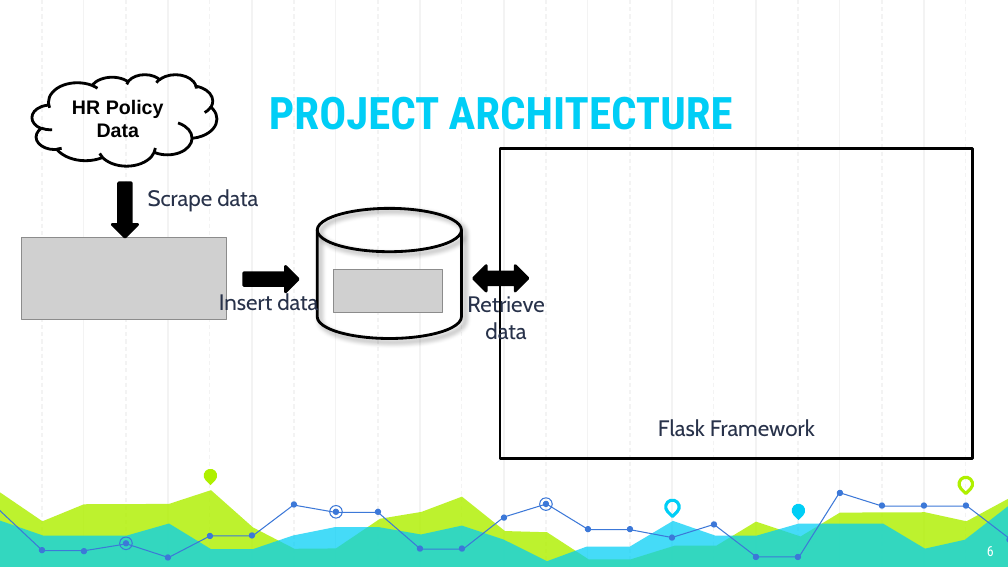
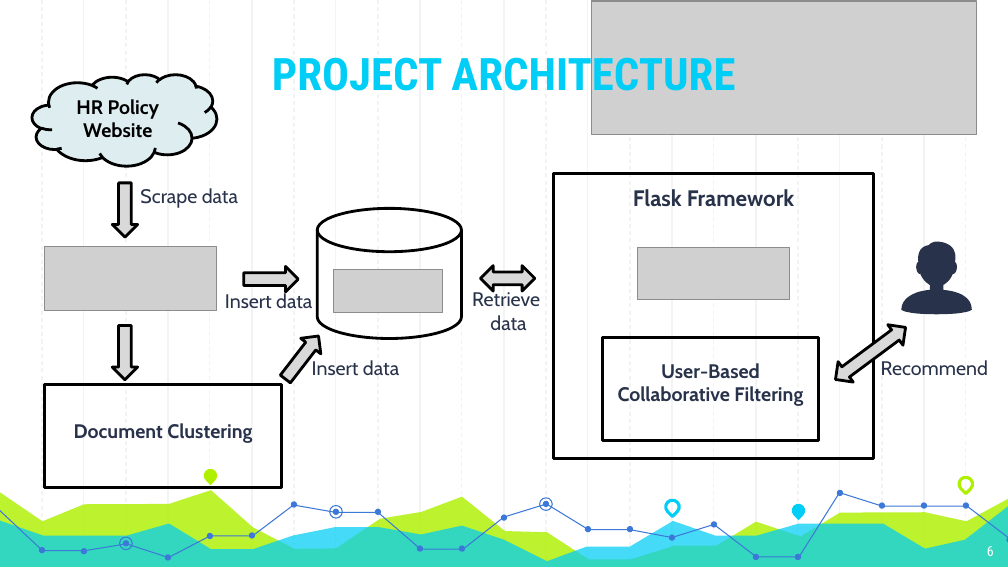
Before and after one commit to Andyayk/app, a slide deck: slide 6 of Graph Based Search.pptx. Drawn at 1008x567 pixels with LibreOffice and Linux fonts; fonts in the diff are those of the drawing; grey boxes stand for pictures. Boxes give left, top, right and bottom in pixels: in the first picture for what was removed or moved away, otherwise in the second. Text is boxed around its words. In the diff, an @@ line names an element or a change of style, - is before the commit and + after.

Commit message:
- update presentation

```diff
--- a/Graph Based Search.pptx
+++ b/Graph Based Search.pptx
@@ picture added at (x1=592, y1=1, x2=977, y2=134) @@
@@ text "PROJECT ARCHITECTURE" rewrapped from (x1=269, y1=96, x2=733, y2=130) to (x1=272, y1=49, x2=735, y2=102) @@
@@ cloud "HR Policy Website" at (x1=32, y1=75, x2=217, y2=166): fill none to #DDEDF0 @@
@@ text in cloud at (x1=76, y1=99, x2=160, y2=138): text changed; font Arial to Cabin @@
-HR Policy Data
+HR Policy Website
@@ size 16 to 14 pt in 3 elements at (x1=225, y1=291, x2=312, y2=309), (x1=472, y1=290, x2=540, y2=331), (x1=140, y1=188, x2=238, y2=208) @@
@@ text "Scrape data" moved from (x1=148, y1=189, x2=258, y2=212) to (x1=140, y1=188, x2=238, y2=208) @@
@@ text "Flask Framework" moved from (x1=658, y1=419, x2=815, y2=436) to (x1=633, y1=189, x2=794, y2=207) @@
@@ text "Flask Framework" at (x1=633, y1=189, x2=794, y2=207): bold on @@
@@ rectangle resized from (x1=500, y1=149, x2=973, y2=459) to (x1=553, y1=173, x2=873, y2=459) @@
@@ cylinder at (x1=318, y1=209, x2=462, y2=339): shadow off @@
@@ picture resized from (x1=22, y1=237, x2=227, y2=320) to (x1=44, y1=246, x2=217, y2=310) @@
@@ fill #000000 to #D9D9D9 in 3 elements at (x1=112, y1=182, x2=137, y2=237), (x1=244, y1=266, x2=298, y2=291), (x1=481, y1=266, x2=535, y2=291) @@
@@ left right arrow moved from (x1=474, y1=266, x2=528, y2=291) to (x1=481, y1=266, x2=535, y2=291) @@
@@ picture added at (x1=637, y1=248, x2=789, y2=299) @@
@@ freeform shape added at (x1=901, y1=242, x2=972, y2=314), fill #28324A @@
@@ down arrow added at (x1=112, y1=326, x2=137, y2=380), fill #D9D9D9, outline #000000 2 pt @@
@@ down arrow added at (x1=275, y1=329, x2=328, y2=387), fill #D9D9D9, outline #000000 2 pt @@
@@ left right arrow added at (x1=828, y1=317, x2=913, y2=390), fill #D9D9D9, outline #000000 2 pt @@
@@ rectangle added at (x1=602, y1=338, x2=818, y2=440), outline #000000 2 pt @@
@@ rectangle added at (x1=44, y1=385, x2=282, y2=488), outline #000000 2 pt @@
@@ text added at (x1=312, y1=360, x2=399, y2=376), 14 pt, text #28324A @@
+Insert data
@@ text added at (x1=618, y1=363, x2=803, y2=406), 14 pt, text #28324A, bold @@
+User-Based Collaborative Filtering
@@ text added at (x1=881, y1=360, x2=988, y2=375), 14 pt, text #28324A @@
+Recommend
@@ text added at (x1=74, y1=423, x2=252, y2=443), 14 pt, text #28324A, bold @@
+Document Clustering
```
Also in this commit, not shown: 6 other slides changed.
